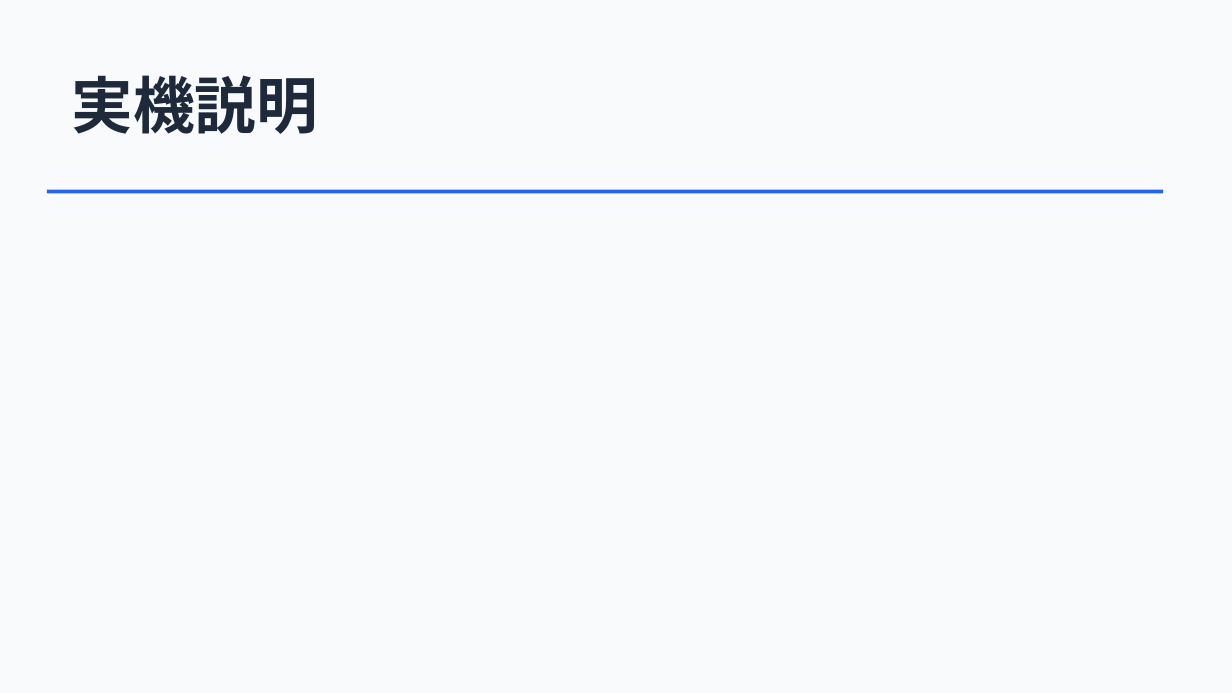
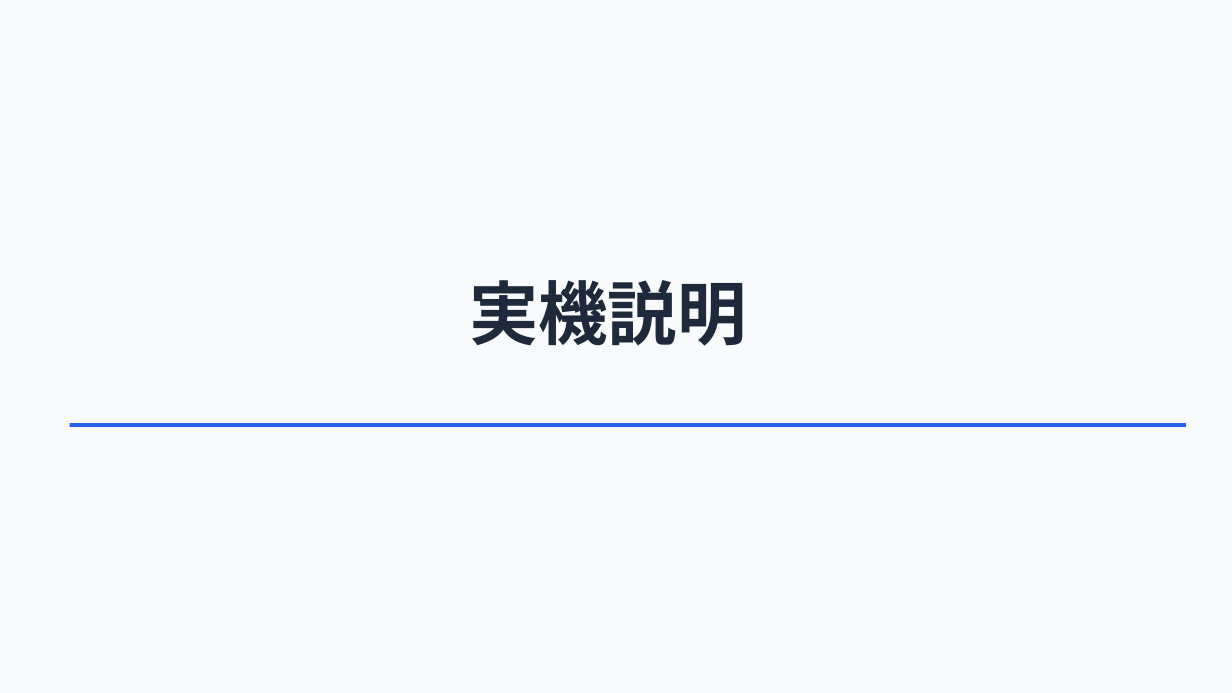
Before and after one commit to Hoshi0529/mobile-training, a slide deck: slide 8 of アルコールレコード 提案資料.pptx (slide 7 before the commit). Drawn at 1232x693 pixels with LibreOffice and Linux fonts; fonts in the diff are those of the drawing; background and template pictures are left out. Boxes give left, top, right and bottom in pixels: in the first picture for what was removed or moved away, otherwise in the second. Text is boxed around its words. In the diff, an @@ line names an element or a change of style, - is before the commit and + after.

```diff
--- a/アルコールレコード 提案資料.pptx
+++ b/アルコールレコード 提案資料.pptx
@@ text "実機説明": place and size @@
-text "実機説明" at (72,75,318,134)
+text "実機説明" at (469,280,746,346)
@@ text "実機説明" at (469,280,746,346): size 48 to 54 pt @@
@@ rectangle: place and size @@
-rectangle at (47,189,1164,193)
+rectangle at (69,423,1186,427)
```
Also in this commit, not shown: 11 other slides changed, 1 slide added, 1 slide removed.
